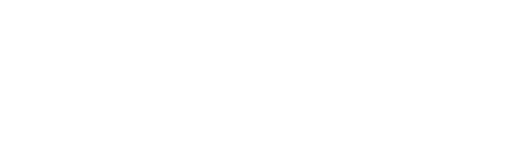
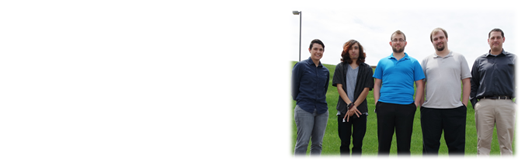
Two versions of the same layered image (w=525, h=165). Layer-by-layer changes:
added layer "Layer 3" in group "Mask" over (288, 9, 519, 159)
